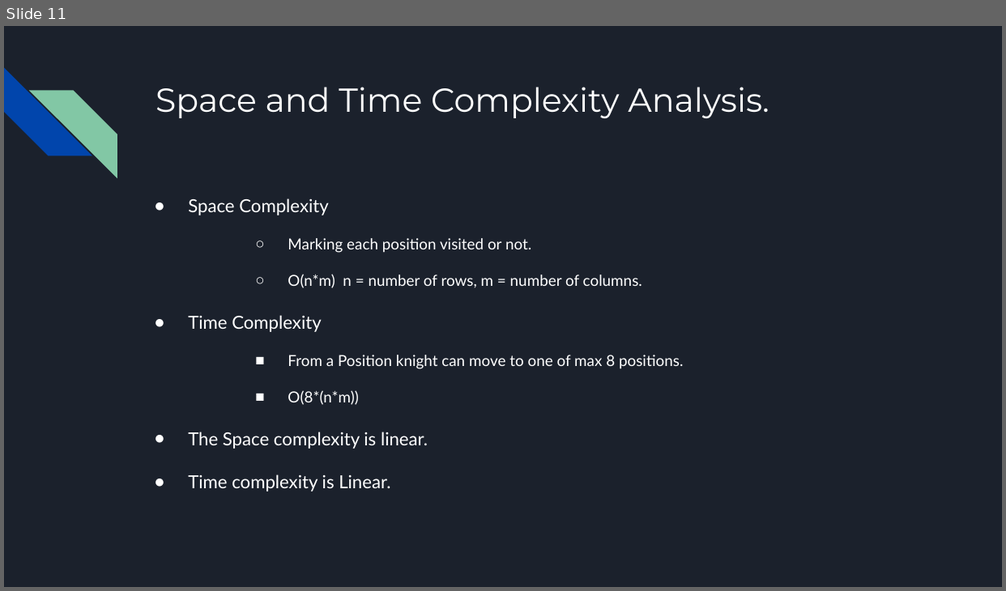
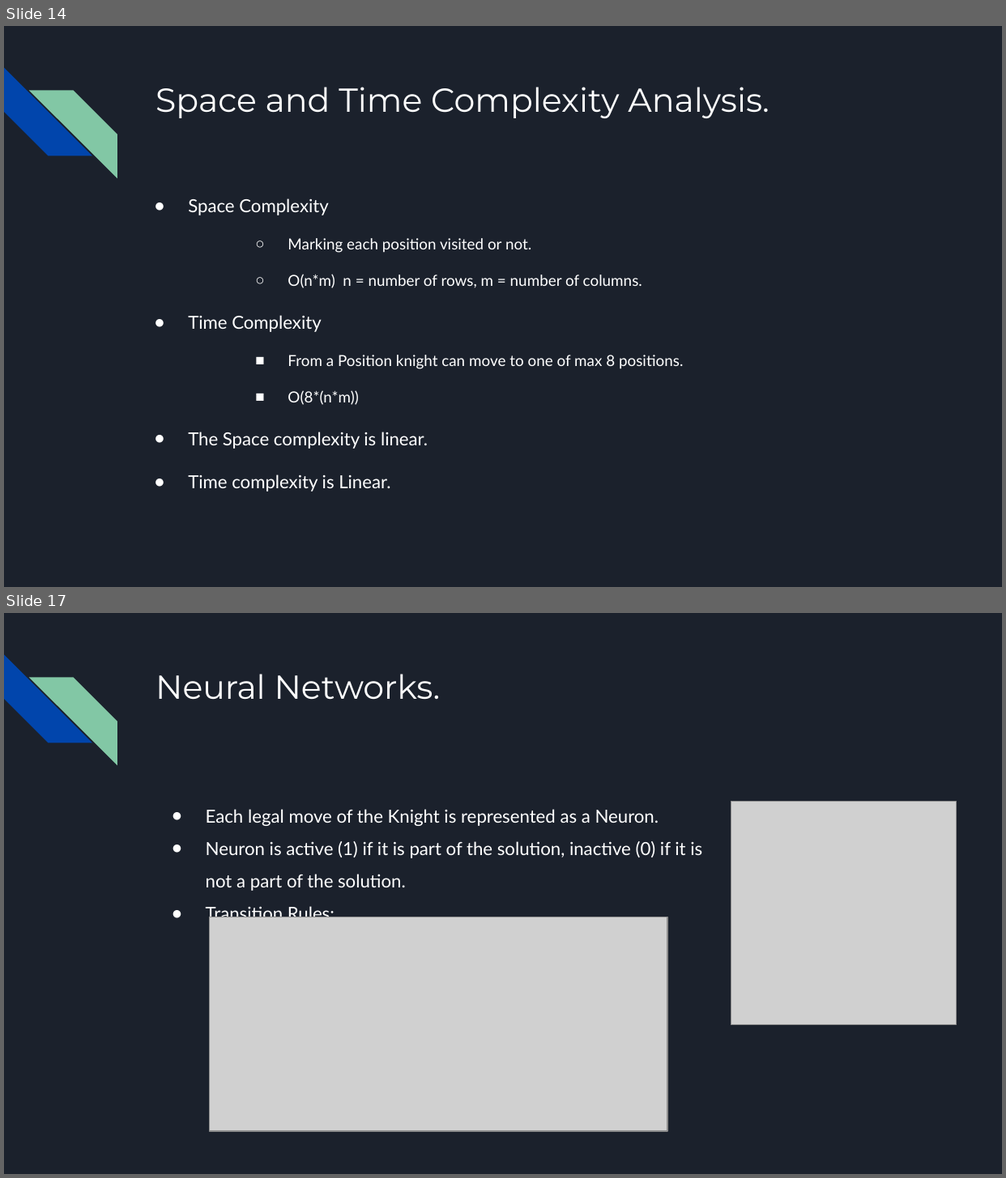
Before and after one commit to chaitanya0906/knight_tour, a slide deck: Knight's Tour.pptx. Shown one above the other, each under a label of ours: slide 11 before the commit, slides 14 and 17 after it; the slides between them are not shown. The pictures are 1006x591 and 1006x1178 pixels, drawn with LibreOffice and Linux fonts; fonts in the diff are those of the drawing; grey boxes stand for pictures. Boxes give left, top, right and bottom in pixels: in the first picture for what was removed or moved away, otherwise in the second. Text is boxed around its words. In the diff, an @@ line names an element or a change of style, - is before the commit and + after.

```diff
--- a/Knight's Tour.pptx
+++ b/Knight's Tour.pptx
@@ slide 17 added at (4, 613, 1002, 1174), background #1B212C; not listed: 2 template elements that a slide beside it also shows @@
@@ title added at (155, 674, 441, 700), 24 pt, text #FFFFFF @@
+Neural Networks.
@@ picture added at (731, 802, 957, 1025) @@
@@ text added at (206, 809, 702, 891), 13 pt, text #FFFFFF @@
+● Each legal move of the Knight is represented as a Neuron.
+● Neuron is active (1) if it is part of the solution, inactive (0) if it is not a part of the solution.
+● Transition Rules:
@@ picture added at (210, 918, 667, 1132) @@
@@ what was slide 11 is now slide 14 @@
```
Also in this commit, not shown: 2 slides changed, 17 other slides added, 2 slides removed, 2 other files.
